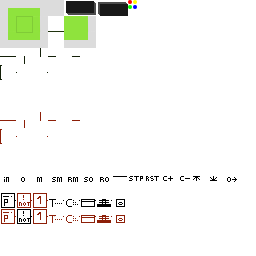
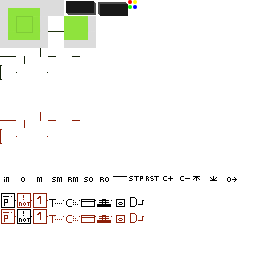
Two versions of the same layered image (256×256). Layer-by-layer changes:
painted on "Ebene" over bbox(130, 197, 144, 223)
